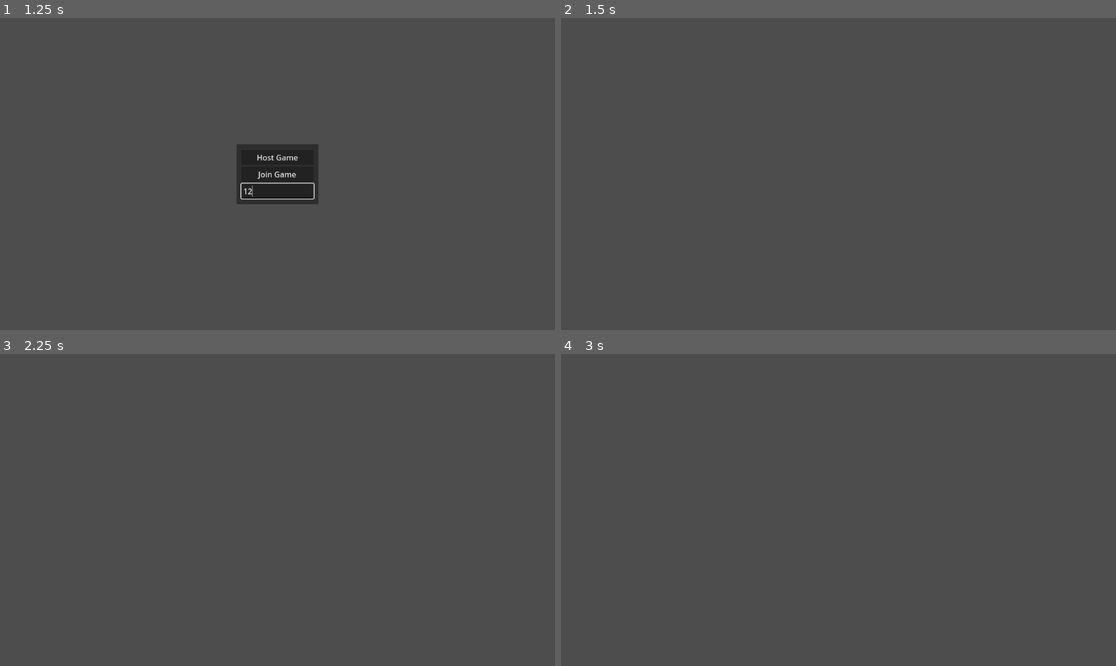
Above: before the commit, frames 1-4 (two rows, left to right).
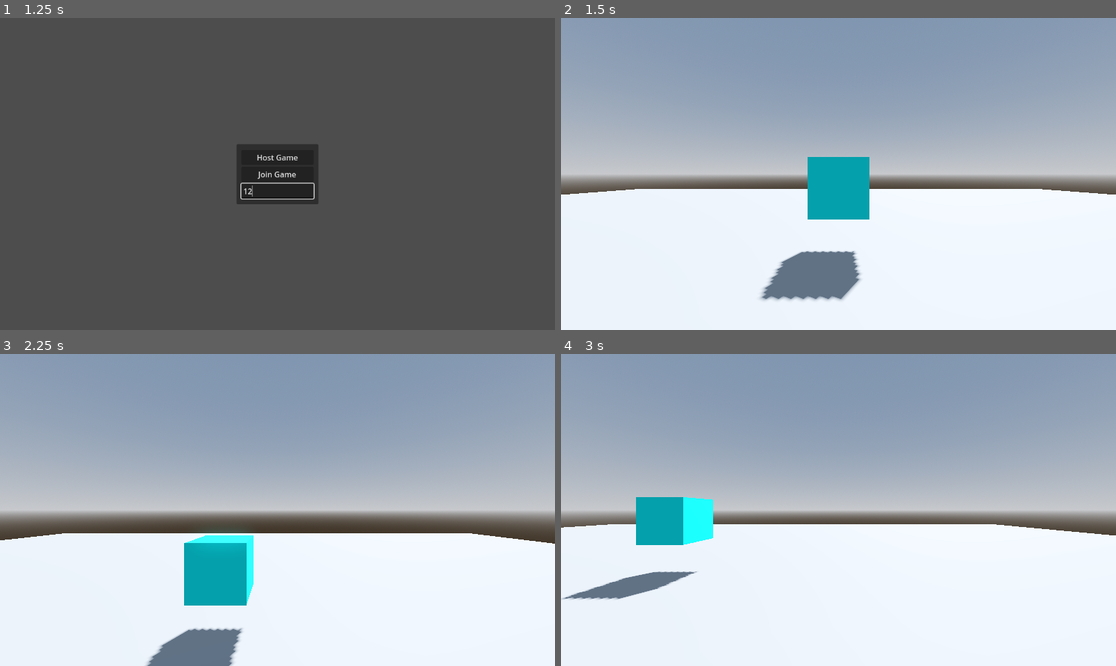
Above: after the commit, the same moments.

Repository: pobertt/BSc3bProject
Game: Godot game, scene res://scenes/world.tscn
The game is run twice, just before and just after one commit, with the same random seed, the same clock (stepped at 60 frames per second) and the same inputs.
Inputs (mouse positions are in pixels of both pictures, inside the frame that each line leads up to):
- Up to frame 1 (1.25 s): click (277, 189) at 0.52 s; type "12" at 0.6 s
- Up to frame 2 (1.5 s): click "Host Game" at 1.25 s
- Up to frame 3 (2.25 s): tap Enter (ui_accept) at 2, 2.1 s; hold Right (ui_right) from 2.03 s (still down)
- Up to frame 4 (3 s): tap Enter (ui_accept) at 2.27, 2.57, 2.85 s; release Right (ui_right) at 2.78 s; hold Down (ui_down) from 2.78 s (still down)

Frame 1 is identical in both runs. In frame 2, 99% of the frame differs, in the area x 0-100%, y 0-100%; in frame 3, 97%; in frame 4, 99%.

Commit message:
that start of adding players to a scene

Diff:
--- a/scenes/player.tscn
+++ b/scenes/player.tscn
@@ -1,3 +1,21 @@
-[gd_scene format=3 uid="uid://cc8khyfw27nrq"]
+[gd_scene load_steps=4 format=3 uid="uid://cc8khyfw27nrq"]
+
+[ext_resource type="Script" path="res://scripts/player.gd" id="1_h6pqi"]
+
+[sub_resource type="CapsuleMesh" id="CapsuleMesh_64kgy"]
+
+[sub_resource type="CapsuleShape3D" id="CapsuleShape3D_5tpj0"]
 
 [node name="player" type="CharacterBody3D"]
+script = ExtResource("1_h6pqi")
+
+[node name="MeshInstance3D" type="MeshInstance3D" parent="."]
+transform = Transform3D(1, 0, 0, 0, 1, 0, 0, 0, 1, 0, 1, 0)
+mesh = SubResource("CapsuleMesh_64kgy")
+
+[node name="CollisionShape3D" type="CollisionShape3D" parent="."]
+transform = Transform3D(1, 0, 0, 0, 1, 0, 0, 0, 1, 0, 1, 0)
+shape = SubResource("CapsuleShape3D_5tpj0")
+
+[node name="Camera3D" type="Camera3D" parent="."]
+transform = Transform3D(1, 0, 0, 0, 1, 0, 0, 0, 1, 0, 1.5, 0)
--- a/scenes/world.tscn
+++ b/scenes/world.tscn
@@ -1,15 +1,66 @@
-[gd_scene load_steps=3 format=3 uid="uid://bh3p15en1tas5"]
+[gd_scene load_steps=10 format=3 uid="uid://bh3p15en1tas5"]
 
 [ext_resource type="Script" path="res://scripts/game_manager.gd" id="1_n8uf6"]
 [ext_resource type="PackedScene" uid="uid://b338aq5nw8tnt" path="res://ui/multiplayerHUD.tscn" id="2_8c8ax"]
 
+[sub_resource type="ProceduralSkyMaterial" id="ProceduralSkyMaterial_ao8lu"]
+sky_horizon_color = Color(0.64625, 0.65575, 0.67075, 1)
+ground_horizon_color = Color(0.64625, 0.65575, 0.67075, 1)
+
+[sub_resource type="Sky" id="Sky_5ldol"]
+sky_material = SubResource("ProceduralSkyMaterial_ao8lu")
+
+[sub_resource type="Environment" id="Environment_3y2lj"]
+background_mode = 2
+sky = SubResource("Sky_5ldol")
+tonemap_mode = 2
+glow_enabled = true
+
+[sub_resource type="PlaneMesh" id="PlaneMesh_ieeq4"]
+
+[sub_resource type="ConcavePolygonShape3D" id="ConcavePolygonShape3D_ylba3"]
+data = PackedVector3Array(1, 0, 1, -1, 0, 1, 1, 0, -1, -1, 0, 1, -1, 0, -1, 1, 0, -1)
+
+[sub_resource type="StandardMaterial3D" id="StandardMaterial3D_djl5f"]
+albedo_color = Color(0, 1, 1, 1)
+
+[sub_resource type="BoxMesh" id="BoxMesh_60f5s"]
+
 [node name="world" type="Node3D"]
+
+[node name="WorldEnvironment" type="WorldEnvironment" parent="."]
+environment = SubResource("Environment_3y2lj")
+
+[node name="DirectionalLight3D" type="DirectionalLight3D" parent="."]
+transform = Transform3D(-0.866023, -0.433016, 0.250001, 0, 0.499998, 0.866027, -0.500003, 0.749999, -0.43301, 0, 0, 0)
+shadow_enabled = true
 
 [node name="game_manager" type="Node" parent="."]
 script = ExtResource("1_n8uf6")
 
 [node name="multiplayerHUD" parent="." instance=ExtResource("2_8c8ax")]
 
+[node name="MultiplayerSpawner" type="MultiplayerSpawner" parent="."]
+_spawnable_scenes = PackedStringArray("res://scenes/player.tscn")
+spawn_path = NodePath("../player_spawn")
+
+[node name="player_spawn" type="Node3D" parent="."]
+transform = Transform3D(1, 0, 0, 0, 1, 0, 0, 0, 1, 0, 1, 0)
+
+[node name="MeshInstance3D" type="MeshInstance3D" parent="."]
+transform = Transform3D(20, 0, 0, 0, 20, 0, 0, 0, 20, 0, 0, 0)
+mesh = SubResource("PlaneMesh_ieeq4")
+
+[node name="StaticBody3D" type="StaticBody3D" parent="MeshInstance3D"]
+
+[node name="CollisionShape3D" type="CollisionShape3D" parent="MeshInstance3D/StaticBody3D"]
+shape = SubResource("ConcavePolygonShape3D_ylba3")
+
+[node name="MeshInstance3D2" type="MeshInstance3D" parent="."]
+transform = Transform3D(1, 0, 0, 0, 1, 0, 0, 0, 1, 0, 1.26966, -3.75885)
+material_override = SubResource("StandardMaterial3D_djl5f")
+mesh = SubResource("BoxMesh_60f5s")
+
 [connection signal="pressed" from="multiplayerHUD/Panel/VBoxContainer/host_game" to="game_manager" method="host_game"]
 [connection signal="pressed" from="multiplayerHUD/Panel/VBoxContainer/join_game" to="game_manager" method="join_game"]
 
--- a/scripts/multiplayer/multiplayer_manager.gd
+++ b/scripts/multiplayer/multiplayer_manager.gd
@@ -1,4 +1,6 @@
 extends Node
+
+var Player = preload("res://scenes/player.tscn")
 
 const port = 9999
 const server_ip = "127.0.0.1"
@@ -9,20 +11,25 @@
 
 	enet_peer.create_server(port)
 	multiplayer.multiplayer_peer = enet_peer
-
 	multiplayer.peer_connected.connect(add_player)
 	multiplayer.peer_disconnected.connect(remove_player)
+
+	add_player(1)
 
 func join_game():
 	print("starting join")
 
 	var client_peer = enet_peer
 	client_peer.create_client(server_ip, port)
-
 	multiplayer.multiplayer_peer = client_peer
 
-func add_player(id: int):
-	print("adding player %s" % id)
+func add_player(peer_id: int):
+	print("adding player %s" % peer_id)
 
-func remove_player(id: int):
-	print("removed player %s" % id)
+	var player = Player.instantiate()
+	player.player_id = peer_id
+	player.name = str(peer_id)
+	add_child(player)
+
+func remove_player(peer_id: int):
+	print("removed player %s" % peer_id)
--- /dev/null
+++ b/scripts/player.gd
@@ -0,0 +1,31 @@
+extends CharacterBody3D
+
+
+const SPEED = 5.0
+const JUMP_VELOCITY = 4.5
+
+@export var player_id := 1:
+	set(id):
+		player_id = id
+
+func _physics_process(delta: float) -> void:
+	# Add the gravity.
+	if not is_on_floor():
+		velocity += get_gravity() * delta
+
+	# Handle jump.
+	if Input.is_action_just_pressed("ui_accept") and is_on_floor():
+		velocity.y = JUMP_VELOCITY
+
+	# Get the input direction and handle the movement/deceleration.
+	# As good practice, you should replace UI actions with custom gameplay actions.
+	var input_dir := Input.get_vector("ui_left", "ui_right", "ui_up", "ui_down")
+	var direction := (transform.basis * Vector3(input_dir.x, 0, input_dir.y)).normalized()
+	if direction:
+		velocity.x = direction.x * SPEED
+		velocity.z = direction.z * SPEED
+	else:
+		velocity.x = move_toward(velocity.x, 0, SPEED)
+		velocity.z = move_toward(velocity.z, 0, SPEED)
+
+	move_and_slide()
